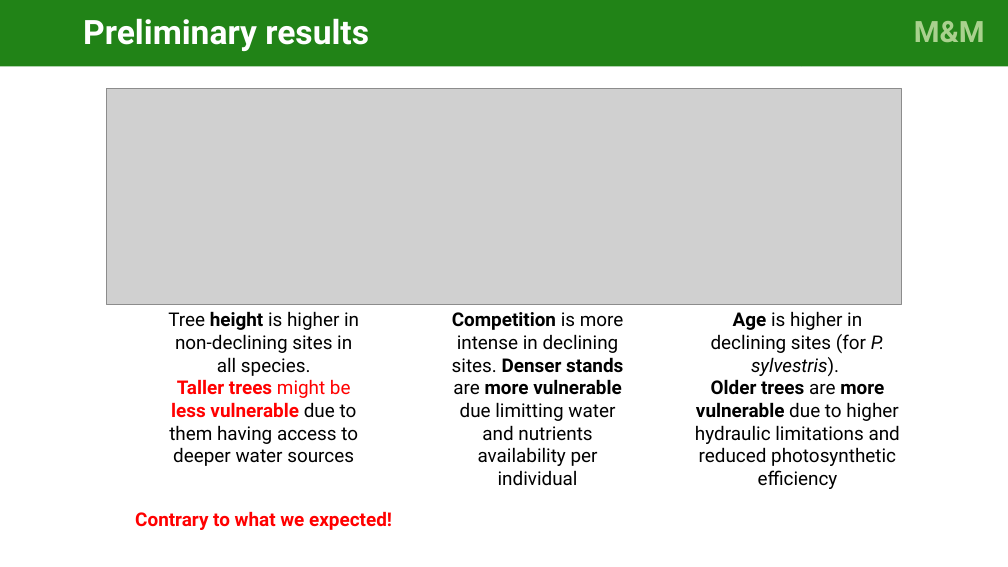
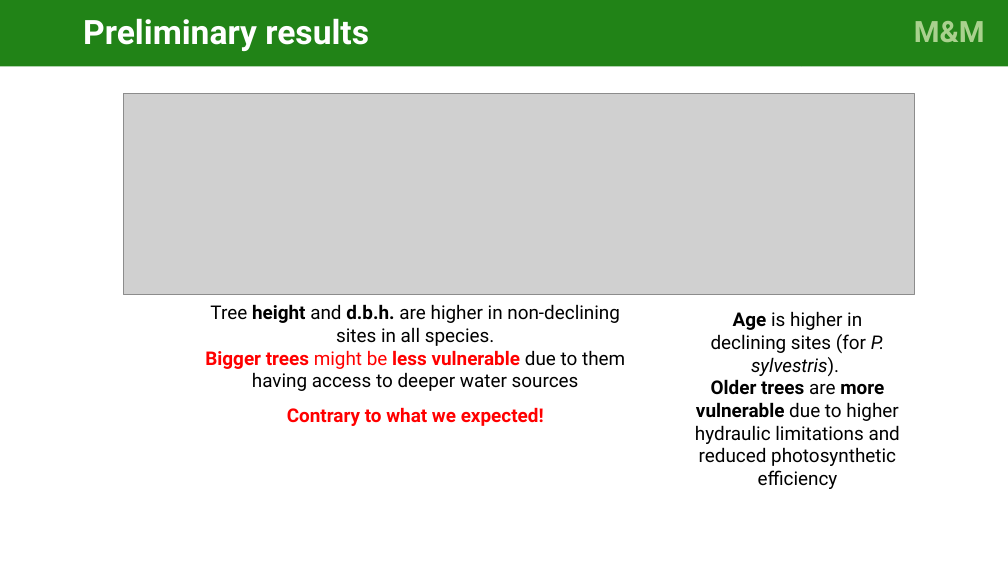
Before and after one commit to cris-fernandez/Tesis_Individuo, a slide deck: slide 17 of 06_ppts/exploratory_analysis_figures_v3-CFB-CG.pptx. Drawn at 1008x567 pixels with LibreOffice and Linux fonts; fonts in the diff are those of the drawing; grey boxes stand for pictures. Boxes give left, top, right and bottom in pixels: in the first picture for what was removed or moved away, otherwise in the second. Text is boxed around its words. In the diff, an @@ line names an element or a change of style, - is before the commit and + after.

```diff
--- a/06_ppts/exploratory_analysis_figures_v3-CFB-CG.pptx
+++ b/06_ppts/exploratory_analysis_figures_v3-CFB-CG.pptx
@@ picture: place and size @@
-picture at [107, 88, 902, 304]
+picture at [123, 93, 914, 295]
@@ text at [205, 304, 625, 391]: text changed @@
-  Tree height is higher in non-declining sites in all species.
-  Taller trees might be less vulnerable due to them having access to deeper water sources
+  Tree height and d.b.h. are higher in non-declining sites in all species.
+  Bigger trees might be less vulnerable due to them having access to deeper water sources
@@ text removed at [452, 312, 624, 466] @@
-  Competition is more intense in declining sites. Denser stands are more vulnerable due limitting water and nutrients availability per individual
@@ text "Contrary to what we expected!": place and size @@
-text "Contrary to what we expected!" at [135, 511, 392, 530]
+text "Contrary to what we expected!" at [287, 407, 544, 426]
```
Also in this commit, not shown: 4 other slides changed, 5 other files.
